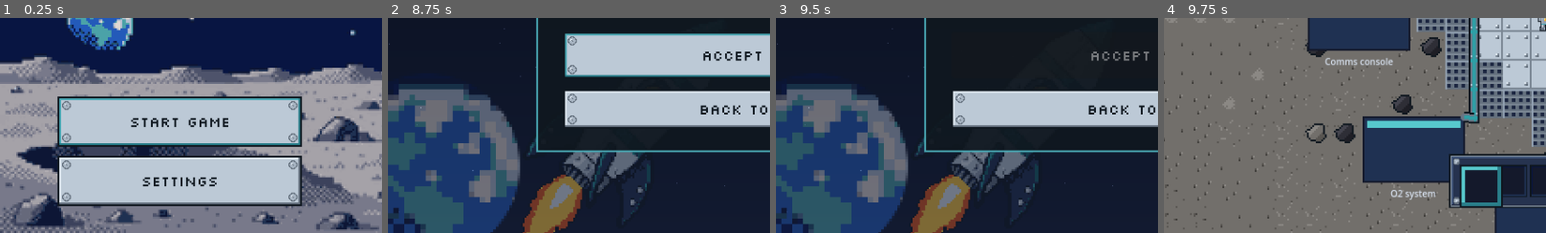
Above: before the commit, frames 1-4 (left to right).
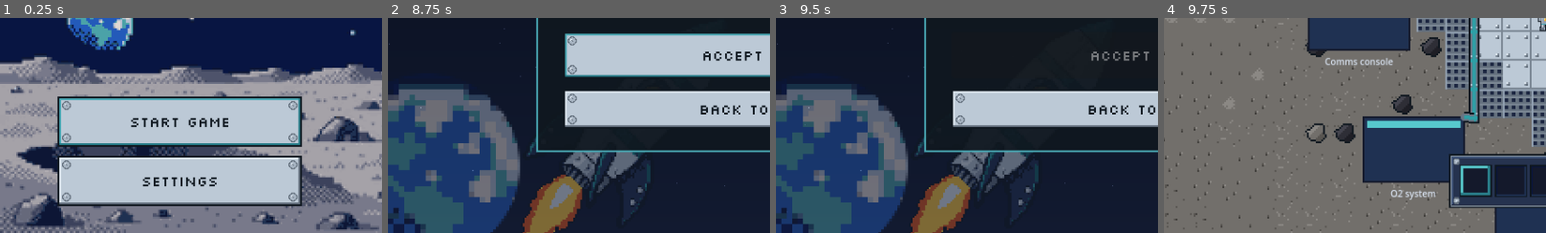
Above: after the commit, the same moments.

Repository: Aurora-Moorealis/MindSpace
Game: Godot game, scene res://scenes/welcome/welcome.tscn
Same seed, same stepped clock (60 frames per second), same inputs: the game is played once before the commit and once after it.
Inputs (mouse positions are % of the whole screen's width and height, from its top left):
- Up to frame 1 (0.25 s): no input
- Up to frame 2 (8.75 s): click "Start game" at 0.5 s; click (24, 36) at 1.27 s; type "Alex" at 1.35 s; click "Create world" at 2 s; click "Skip" at 2.75 s; click "Continue" at 3.5 s; click "Continue" at 4.25 s; tap Enter at 5, 6.5 s; move the mouse to (72, 45) at 5.02 s; hold D (move_right) 5.03-5.75 s; hold E (interact) 5.03-5.75 s; click (72, 45) at 5.17 s; tap Space (pause) at 5.75, 7.25 s; drag from (30, 55) to (45, 70) at 5.77 s; move the mouse to (60, 28) at 6.52 s; hold D (move_right) 6.53-7.25 s; tap 1 at 6.6 s; drag from (45, 70) to (20, 35) at 7.27 s; click "Accept mission" at 8 s
- Up to frame 3 (9.5 s): click "Accept mission" at 8.75 s
- Up to frame 4 (9.75 s): click "Back to worlds" at 9.5 s
The pictures show only the part of the screen within x 0-50%, y 50-100%; the shares and areas given below are measured in that part.

Frames 1-3 are identical in both runs. In frame 4, 1.3% of the frame differs, in the area x 77-89%, y 68-88%.

Commit message:
fix(hud): stop the hotbar slots from overlapping
inventory_slot.tscn forced custom_minimum_size = 48, so the 36 px slots kept their old size at a 39 px step and overlapped by 9 px, with the selection frame and icons overflowing the wells.

The slot now measures 36x36 with its selection frame and icon scaled to it, and the held and drag-preview icons drop to 24 px.

Diff:
--- a/game/scenes/ui/hud.gd
+++ b/game/scenes/ui/hud.gd
@@ -9,7 +9,7 @@
 
 const SLOT_COUNT: int = 5
 const LOW_HEALTH_RATIO: float = 0.3
-const HELD_ICON_SIZE: Vector2 = Vector2(32.0, 32.0)
+const HELD_ICON_SIZE: Vector2 = Vector2(24.0, 24.0)
 const CAPACITY_FALLBACK: float = 10.0
 
 @export var low_health_fill: Texture2D = null
--- a/game/scenes/ui/hud.tscn
+++ b/game/scenes/ui/hud.tscn
@@ -247,8 +247,8 @@
 unique_name_in_owner = true
 visible = false
 layout_mode = 0
-offset_right = 32.0
-offset_bottom = 32.0
+offset_right = 24.0
+offset_bottom = 24.0
 mouse_filter = 2
 expand_mode = 1
 stretch_mode = 5
--- a/game/scenes/ui/inventory_slot.gd
+++ b/game/scenes/ui/inventory_slot.gd
@@ -8,7 +8,7 @@
 signal slot_right_clicked(index: int)
 signal slot_dropped(from_index: int, to_index: int)
 
-const DRAG_PREVIEW_SIZE: float = 32.0
+const DRAG_PREVIEW_SIZE: float = 24.0
 ## A release farther than this from the press is a drag, not a click.
 const CLICK_MAX_DISTANCE: float = 8.0
 
--- a/game/scenes/ui/inventory_slot.tscn
+++ b/game/scenes/ui/inventory_slot.tscn
@@ -4,16 +4,16 @@
 [ext_resource type="Texture2D" path="res://assets/images/ui/hud/hud_slot_selected.png" id="2_selected"]
 
 [node name="InventorySlot" type="Control"]
-custom_minimum_size = Vector2(48, 48)
-offset_right = 48.0
-offset_bottom = 48.0
+custom_minimum_size = Vector2(36, 36)
+offset_right = 36.0
+offset_bottom = 36.0
 mouse_default_cursor_shape = 2
 script = ExtResource("1_slot")
 
 [node name="Selected" type="TextureRect" parent="."]
 visible = false
-offset_right = 48.0
-offset_bottom = 48.0
+offset_right = 36.0
+offset_bottom = 36.0
 mouse_filter = 2
 texture = ExtResource("2_selected")
 expand_mode = 1
@@ -21,10 +21,10 @@
 
 [node name="Icon" type="TextureRect" parent="."]
 visible = false
-offset_left = 8.0
-offset_top = 8.0
-offset_right = 40.0
-offset_bottom = 40.0
+offset_left = 6.0
+offset_top = 6.0
+offset_right = 30.0
+offset_bottom = 30.0
 mouse_filter = 2
 expand_mode = 1
 stretch_mode = 5
Not shown, added: openspec/changes/archive/2026-11-15-fix-hotbar-slot-size/proposal.md
Not shown, added: openspec/changes/archive/2026-11-15-fix-hotbar-slot-size/tasks.md
